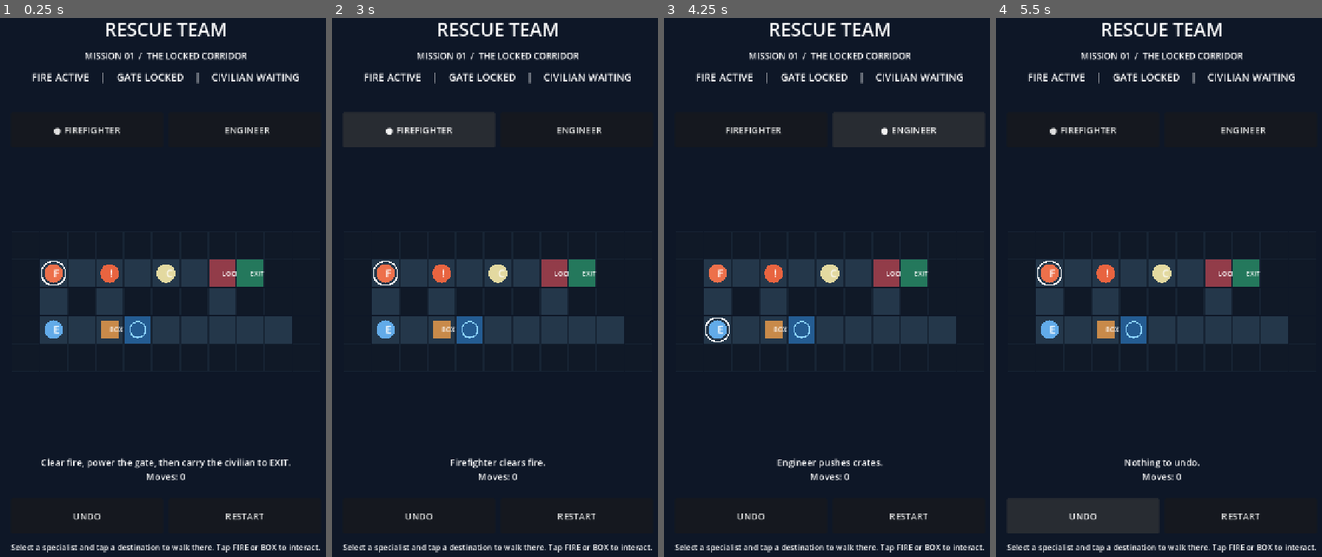
Above: before the commit, frames 1-4 (left to right).
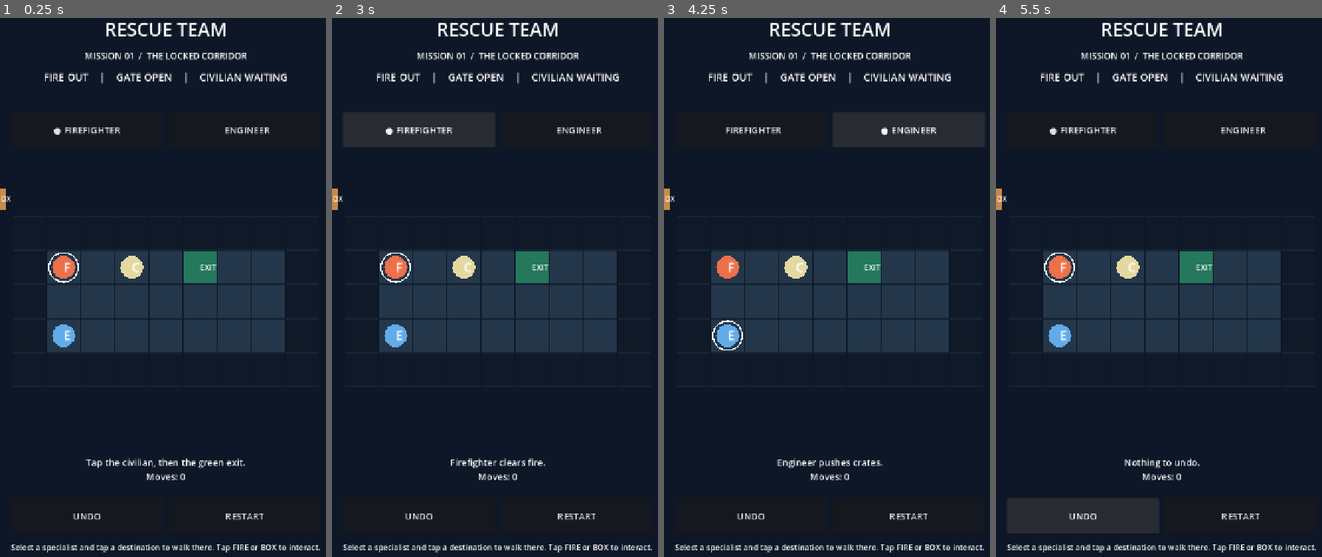
Above: after the commit, the same moments.

Repository: spider-su/rescue-team
Game: Godot game, scene res://scenes/main.tscn
Same seed, same stepped clock (60 frames per second), same inputs: the game is played once before the commit and once after it.
Inputs:
- Up to frame 1 (0.25 s): no input
- Up to frame 2 (3 s): click "RESTART" at 0.5 s; click "RESTART" at 1.25 s; click "RESTART" at 2 s; click "● FIREFIGHTER" at 2.75 s
- Up to frame 3 (4.25 s): click "ENGINEER" at 3.5 s
- Up to frame 4 (5.5 s): click "FIREFIGHTER" at 4.25 s; click "UNDO" at 5 s

The runs differ from the first frame. In frame 1, 9.6% of the frame differs, in the area x 0-92%, y 10-84%; in frame 2, 9.0%; in frame 3, 9.0%; in frame 4, 9.0%.

Commit message:
refactor: validate and load five data-driven rescue levels with local progression

Diff:
--- /dev/null
+++ b/levels/01.json
@@ -0,0 +1,12 @@
+{
+  "id": "01",
+  "title": "First Response",
+  "hint": "Tap the civilian, then the green exit.",
+  "rows": [
+    "#########",
+    "#F.C.X..#",
+    "#.......#",
+    "#E......#",
+    "#########"
+  ]
+}
--- /dev/null
+++ b/levels/02.json
@@ -0,0 +1,12 @@
+{
+  "id": "02",
+  "title": "Smoke Alley",
+  "hint": "Only the firefighter can clear the flame blocking the way.",
+  "rows": [
+    "##########",
+    "#F.f.C.X.#",
+    "#.#.######",
+    "#E.......#",
+    "##########"
+  ]
+}
--- /dev/null
+++ b/levels/03.json
@@ -0,0 +1,12 @@
+{
+  "id": "03",
+  "title": "Power the Gate",
+  "hint": "Use the engineer to push the box onto the blue switch.",
+  "rows": [
+    "###########",
+    "#F..C.GX.##",
+    "#.#.###.###",
+    "#E.Bs.....#",
+    "###########"
+  ]
+}
--- /dev/null
+++ b/levels/04.json
@@ -0,0 +1,12 @@
+{
+  "id": "04",
+  "title": "The Locked Corridor",
+  "hint": "Coordinate both rescuers: open the gate, clear fire, extract.",
+  "rows": [
+    "###########",
+    "#F.f.C.GX##",
+    "#.#.###.###",
+    "#E.Bs.....#",
+    "###########"
+  ]
+}
--- /dev/null
+++ b/levels/05.json
@@ -0,0 +1,13 @@
+{
+  "id": "05",
+  "title": "Crossed Routes",
+  "hint": "Two box pushes, then a long firefighter extraction.",
+  "rows": [
+    "#############",
+    "#F..f..C.GX##",
+    "#.#.#####.###",
+    "#E..B.s.....#",
+    "#...###.....#",
+    "#############"
+  ]
+}
--- /dev/null
+++ b/scripts/campaign_progress.gd
@@ -0,0 +1,61 @@
+extends RefCounted
+## Monotonic local-only unlocks; progress does not depend on ephemeral CI debug keys.
+const SAVE_PATH = "user://rescue_progress_v1.json"
+var path: String
+var best: Dictionary = {}
+
+func _init(file_path: String = SAVE_PATH) -> void:
+	path = file_path
+	load_progress()
+
+func load_progress() -> void:
+	best.clear()
+	if not FileAccess.file_exists(path):
+		return
+	var parsed: Variant = JSON.parse_string(FileAccess.get_file_as_string(path))
+	if not parsed is Dictionary or parsed.get("version") != 1 or not parsed.get("best") is Dictionary:
+		return
+	var catalog = preload("res://scripts/level_catalog.gd").new()
+	var valid_ids: Dictionary = {}
+	for index in range(catalog.count()):
+		var level_data: Dictionary = catalog.load_level(index)
+		if not level_data.is_empty():
+			valid_ids[level_data["id"]] = true
+	for key in parsed["best"]:
+		var value: Variant = parsed["best"][key]
+		if valid_ids.has(key) and (value is float or value is int) and value >= 0 and value <= 100000 and value == floor(value):
+			best[key] = int(value)
+
+func is_complete(level_id: String) -> bool:
+	return best.has(level_id)
+
+func unlocked(index: int, catalog: RefCounted) -> bool:
+	if index < 0 or index >= catalog.count():
+		return false
+	if index == 0:
+		return true
+	var prior: Dictionary = catalog.load_level(index - 1)
+	return not prior.is_empty() and is_complete(prior["id"])
+
+func record_victory(level_id: String, actions: int) -> bool:
+	if actions < 0 or actions > 100000:
+		return false
+	var catalog = preload("res://scripts/level_catalog.gd").new()
+	var known: bool = false
+	for i in range(catalog.count()):
+		var definition: Dictionary = catalog.load_level(i)
+		if not definition.is_empty() and definition["id"] == level_id:
+			known = true
+	if not known:
+		return false
+	if not best.has(level_id) or actions < best[level_id]:
+		best[level_id] = actions
+	return save_progress()
+
+func save_progress() -> bool:
+	var file := FileAccess.open(path, FileAccess.WRITE)
+	if file == null:
+		return false
+	file.store_string(JSON.stringify({"version": 1, "best": best}))
+	file.close()
+	return true
--- /dev/null
+++ b/scripts/level_catalog.gd
@@ -0,0 +1,72 @@
+extends RefCounted
+## Explicit manifest: only curated, reviewed level files are loaded.
+const PATHS = [
+	"res://levels/01.json",
+	"res://levels/02.json",
+	"res://levels/03.json",
+	"res://levels/04.json",
+	"res://levels/05.json",
+]
+const ALLOWED = ".#FECXfBsG"
+
+func count() -> int:
+	return PATHS.size()
+
+func load_level(index: int) -> Dictionary:
+	if index < 0 or index >= PATHS.size():
+		push_error("Invalid mission index: %d" % index)
+		return {}
+	var file := FileAccess.open(PATHS[index], FileAccess.READ)
+	if file == null:
+		push_error("Cannot read mission: " + PATHS[index])
+		return {}
+	var value: Variant = JSON.parse_string(file.get_as_text())
+	if not value is Dictionary:
+		push_error("Invalid mission JSON: " + PATHS[index])
+		return {}
+	var error := validate(value)
+	if not error.is_empty():
+		push_error("Invalid mission %s: %s" % [PATHS[index], error])
+		return {}
+	return value
+
+func validate(data: Dictionary) -> String:
+	for key in ["id", "title", "hint", "rows"]:
+		if not data.has(key):
+			return "missing " + key
+	if not data["id"] is String or String(data["id"]).is_empty():
+		return "invalid id"
+	if not data["title"] is String or String(data["title"]).is_empty():
+		return "invalid title"
+	if not data["hint"] is String or not data["rows"] is Array:
+		return "invalid hint or rows"
+	var rows: Array = data["rows"]
+	if rows.size() < 3 or rows.size() > 24:
+		return "board height must be 3..24"
+	if not rows[0] is String:
+		return "row must be text"
+	var width: int = rows[0].length()
+	if width < 5 or width > 24:
+		return "board width must be 5..24"
+	var counts: Dictionary = {}
+	for y in range(rows.size()):
+		if not rows[y] is String or rows[y].length() != width:
+			return "unequal row widths"
+		for x in range(width):
+			var symbol: String = rows[y].substr(x, 1)
+			if not ALLOWED.contains(symbol):
+				return "unknown tile: " + symbol
+			if y == 0 or y == rows.size() - 1 or x == 0 or x == width - 1:
+				if symbol != "#":
+					return "map border must be walls"
+			counts[symbol] = counts.get(symbol, 0) + 1
+	for marker in ["F", "E", "C", "X"]:
+		if counts.get(marker, 0) != 1:
+			return "expected exactly one " + marker
+	for marker in ["f", "B", "s", "G"]:
+		if counts.get(marker, 0) > 1:
+			return "multiple " + marker + " tiles unsupported"
+	var any_gate: bool = counts.get("B", 0) > 0 or counts.get("s", 0) > 0 or counts.get("G", 0) > 0
+	if any_gate and not (counts.get("B", 0) == 1 and counts.get("s", 0) == 1 and counts.get("G", 0) == 1):
+		return "crate, switch and gate must be specified together"
+	return ""
--- a/scripts/rescue_level.gd
+++ b/scripts/rescue_level.gd
@@ -1,14 +1,6 @@
 extends RefCounted
-## Deterministic one-level rescue puzzle. No Node, physics or rendering dependencies.
-## F = firefighter, E = engineer, f = fire, B = crate, s = switch,
-## G = locked gate, C = civilian, X = extraction, # = wall.
-const ROWS = [
-	"###########",
-	"#F.f.C.GX##",
-	"#.#.###.###",
-	"#E.Bs.....#",
-	"###########",
-]
+## Deterministic puzzle rules: map content comes from validated JSON, not GDScript.
+const LevelCatalog = preload("res://scripts/level_catalog.gd")
 const FIREFIGHTER = "firefighter"
 const ENGINEER = "engineer"
 
@@ -29,20 +21,40 @@
 var actions: int = 0
 var message: String = ""
 var history: Array[Dictionary] = []
-
-func _init() -> void:
+var level_id: String = ""
+var title: String = ""
+var hint: String = ""
+var has_fire: bool = false
+var has_crate: bool = false
+var has_gate: bool = false
+var _definition: Dictionary = {}
+
+func _init(definition: Dictionary = {}) -> void:
+	if definition.is_empty():
+		definition = LevelCatalog.new().load_level(0)
+	assert(LevelCatalog.new().validate(definition).is_empty(), "Invalid mission data")
+	_definition = definition.duplicate(true)
+	level_id = definition["id"]
+	title = definition["title"]
+	hint = definition["hint"]
 	reset()
 
 func reset() -> void:
 	walls.clear()
 	positions.clear()
-	height = ROWS.size()
-	width = ROWS[0].length()
+	fire_pos = Vector2i(-1, -1)
+	crate_pos = Vector2i(-1, -1)
+	switch_pos = Vector2i(-1, -1)
+	gate_pos = Vector2i(-1, -1)
+	civilian_pos = Vector2i(-1, -1)
+	exit_pos = Vector2i(-1, -1)
+	var rows: Array = _definition["rows"]
+	height = rows.size()
+	width = rows[0].length()
 	for y in range(height):
-		assert(ROWS[y].length() == width, "Every row must have the same width")
 		for x in range(width):
 			var cell := Vector2i(x, y)
-			match ROWS[y].substr(x, 1):
+			match rows[y].substr(x, 1):
 				"#": walls[cell] = true
 				"F": positions[FIREFIGHTER] = cell
 				"E": positions[ENGINEER] = cell
@@ -52,16 +64,19 @@
 				"G": gate_pos = cell
 				"C": civilian_pos = cell
 				"X": exit_pos = cell
-	fire_cleared = false
+	has_fire = fire_pos.x >= 0
+	has_crate = crate_pos.x >= 0
+	has_gate = gate_pos.x >= 0
+	fire_cleared = not has_fire
 	carrying_role = ""
 	rescued = false
 	selected = FIREFIGHTER
 	actions = 0
-	message = "Clear fire, power the gate, then carry the civilian to EXIT."
+	message = hint
 	history.clear()
 
 func gate_is_open() -> bool:
-	return crate_pos == switch_pos
+	return not has_gate or crate_pos == switch_pos
 
 func select_role(role: String) -> bool:
 	if rescued or not positions.has(role):
@@ -88,12 +103,12 @@
 	# Keep the current adjacent interaction semantics and their feedback.
 	if absi(target.x - start.x) + absi(target.y - start.y) == 1:
 		return [target]
-	if target == fire_pos and not fire_cleared:
+	if has_fire and target == fire_pos and not fire_cleared:
 		if selected != FIREFIGHTER:
 			_reject("Only the firefighter can extinguish flames.")
 			return []
 		return _route_to_interaction(target, false)
-	if target == crate_pos:
+	if has_crate and target == crate_pos:
 		if selected != ENGINEER:
 			_reject("Only the engineer can move the crate.")
 			return []
@@ -240,7 +255,7 @@
 		return "wall"
 	if cell == gate_pos:
 		return "open_gate" if gate_is_open() else "gate"
-	if cell == switch_pos:
+	if has_crate and cell == switch_pos:
 		return "switch"
 	if cell == exit_pos:
 		return "exit"
@@ -252,7 +267,7 @@
 func _can_enter(cell: Vector2i) -> bool:
 	if not _inside(cell) or walls.has(cell):
 		return false
-	if cell == crate_pos or (cell == fire_pos and not fire_cleared):
+	if (has_crate and cell == crate_pos) or (has_fire and cell == fire_pos and not fire_cleared):
 		return false
 	if cell == gate_pos and not gate_is_open():
 		return false
